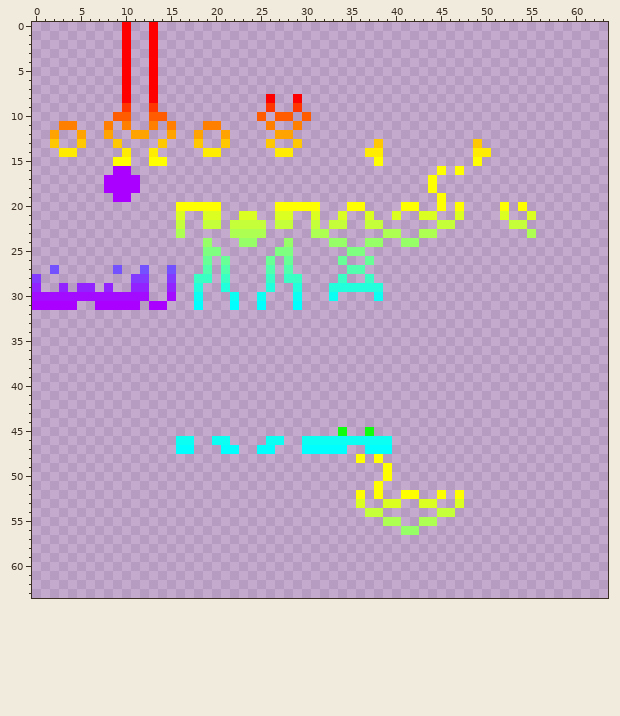
Two versions of one pixel-art sprite, src/main/resources/assets/openstuff/textures/models/armor/open_armor_layer_1_overlay.png. Above: the version before the commit.
The file is 64x64 pixels.
After the commit:
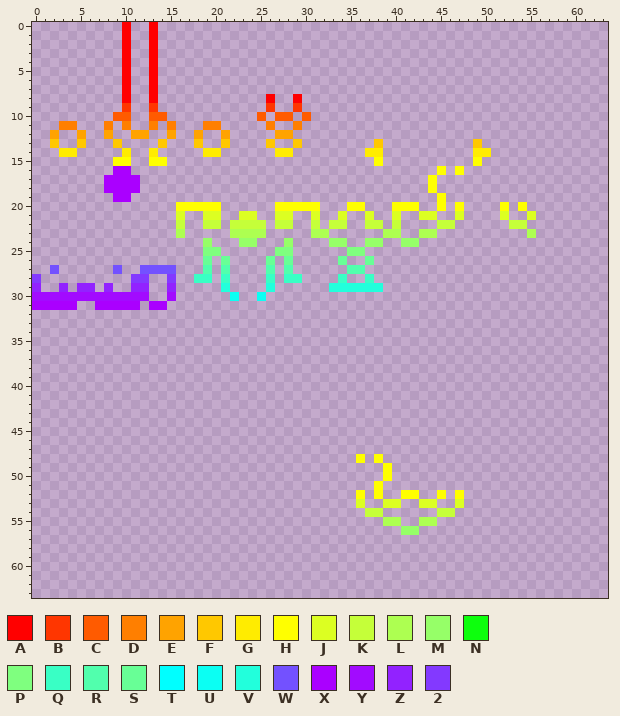
Palette (. is transparent): A #ff0000  B #ff3600  C #ff5b00  D #ff7f00  E #ffa300  F #ffc800  G #ffec00  H #ffff00  J #dcff22  K #c5ff39  L #adff51  M #96ff68  N #0dff0d  P #7fff7f  Q #39ffc5  R #51ffad  S #68ff96  T #00ffff  U #0bfff3  V #22ffdc  W #7351ff  X #aa00ff  Y #a20bff  Z #9222ff  2 #8339ff
Changes in this commit:
Changed rows in their new state; - is an unchanged pixel.
first column x 40:
20 H
22 K
first column x 13:
27 WW------------------------
29 -----.----------.---------
30 -----.----------.---.----.
31 -----.---.--.---.---------
first column x 16:
45 ------------------.--.--
46 ..--..----..--..........
47 ..---..--..---.....--...
Pixel boxes of the changes (left, top, right, bottom) in both pictures:
added: (392, 202, 401, 229)
added: (149, 265, 167, 274)
erased: (194, 283, 302, 310)
erased: (329, 292, 383, 301)
erased: (176, 427, 392, 454)
